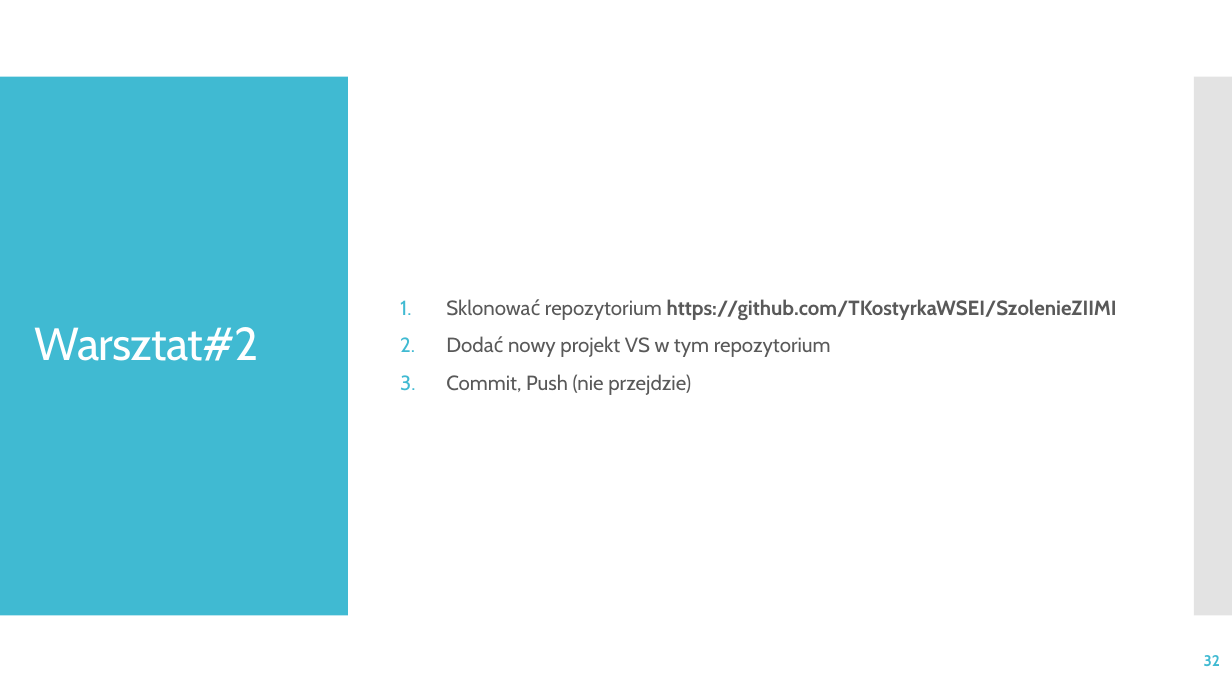
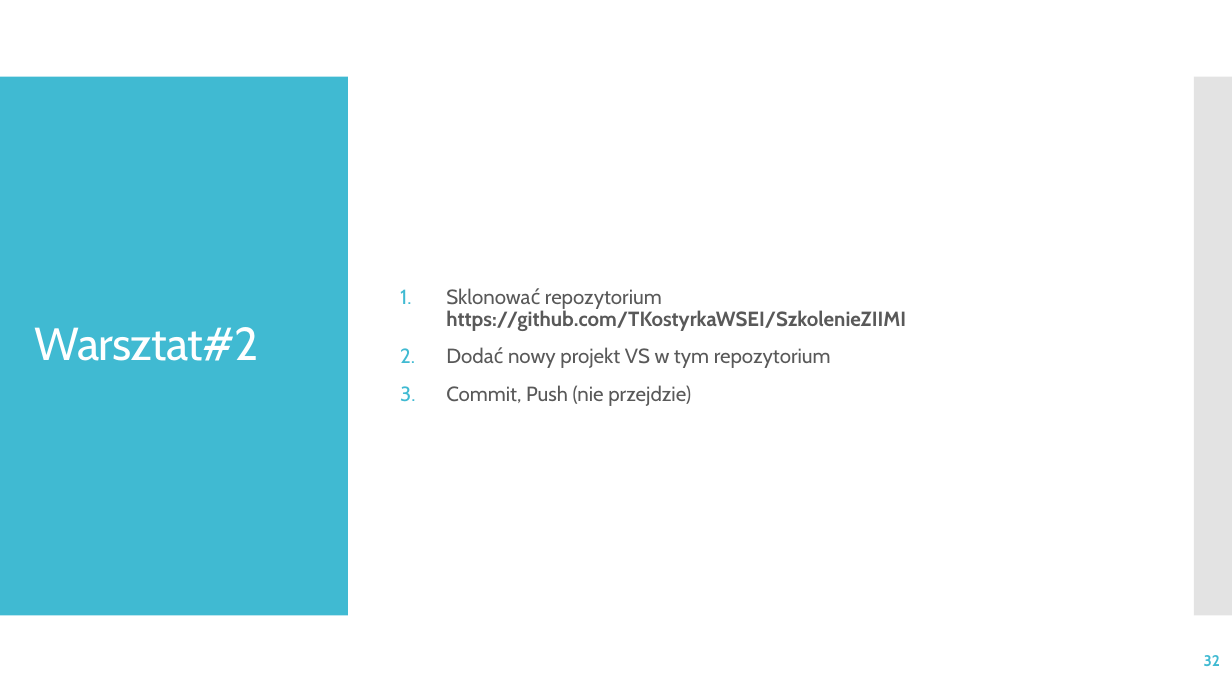
Before and after one commit to IlonaKulon/SzkolenieZIIMI, a slide deck: slide 32 of slajdy/ZIIMI_01_GIT.pptx. Drawn at 1232x693 pixels with LibreOffice and Linux fonts; fonts in the diff are those of the drawing. Boxes give left, top, right and bottom in pixels: in the first picture for what was removed or moved away, otherwise in the second. Text is boxed around its words. In the diff, an @@ line names an element or a change of style, - is before the commit and + after.

```diff
--- a/slajdy/ZIIMI_01_GIT.pptx
+++ b/slajdy/ZIIMI_01_GIT.pptx
@@ text at (446, 289, 906, 331): text changed @@
-1. Sklonować repozytorium https://github.com/TKostyrkaWSEI/SzolenieZIIMI
+1. Sklonować repozytorium https://github.com/TKostyrkaWSEI/SzkolenieZIIMI
```
